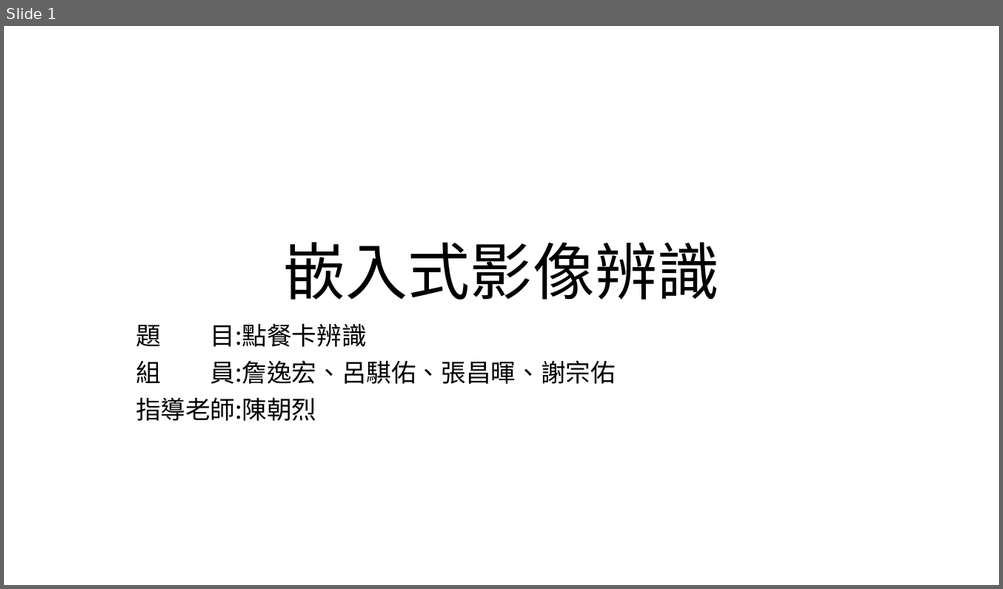
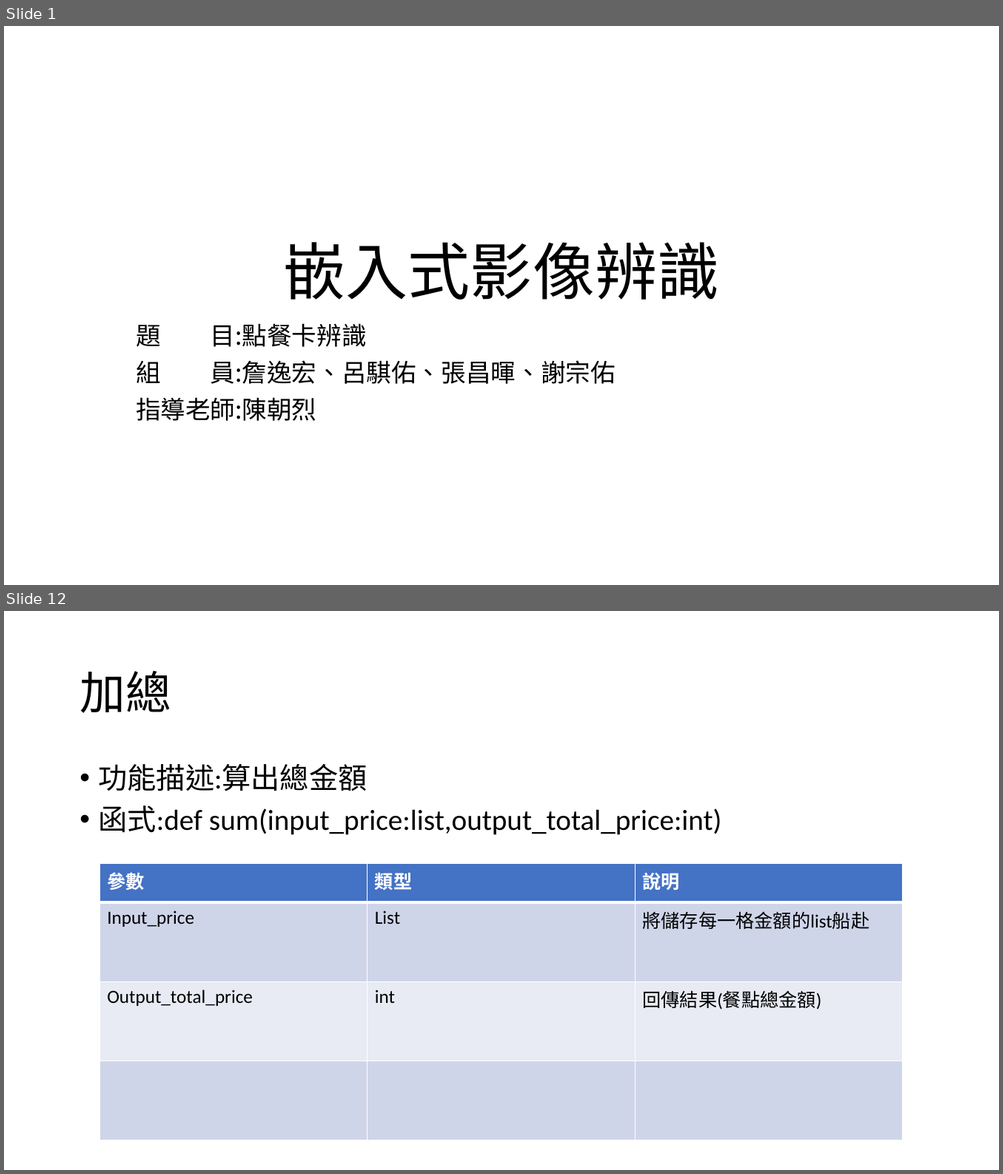
Before and after one commit to austin9328/Embedded_system, a slide deck: final_project/影像辨識 final_project.pptx. Shown one above the other, each under a label of ours: slide 1 before the commit, slides 1 and 12 after it; the slides between them are not shown. The pictures are 1003x589 and 1003x1174 pixels, drawn with LibreOffice and Linux fonts; fonts in the diff are those of the drawing. Boxes give left, top, right and bottom in pixels: in the first picture for what was removed or moved away, otherwise in the second. Text is boxed around its words. In the diff, an @@ line names an element or a change of style, - is before the commit and + after.

```diff
--- a/final_project/影像辨識 final_project.pptx
+++ b/final_project/影像辨識 final_project.pptx
@@ slide 12 added at bbox=[4, 611, 999, 1170], background #FFFFFF @@
@@ title added at bbox=[79, 671, 170, 713], 44 pt, text #000000 @@
+加總
@@ text added at bbox=[99, 764, 722, 835], 28 pt, text #000000 @@
+• 功能描述:算出總金額
+• 函式:def sum(input_price:list,output_total_price:int)
@@ table added at bbox=[99, 864, 903, 1141], 4 rows, 3 columns @@
+參數 | 類型 | 說明
+Input_price | List | 將儲存每一格金額的list船赴
+Output_total_price | int | 回傳結果(餐點總金額)
+ |  | 
```
Also in this commit, not shown: 3 slides changed, 7 other slides added.
